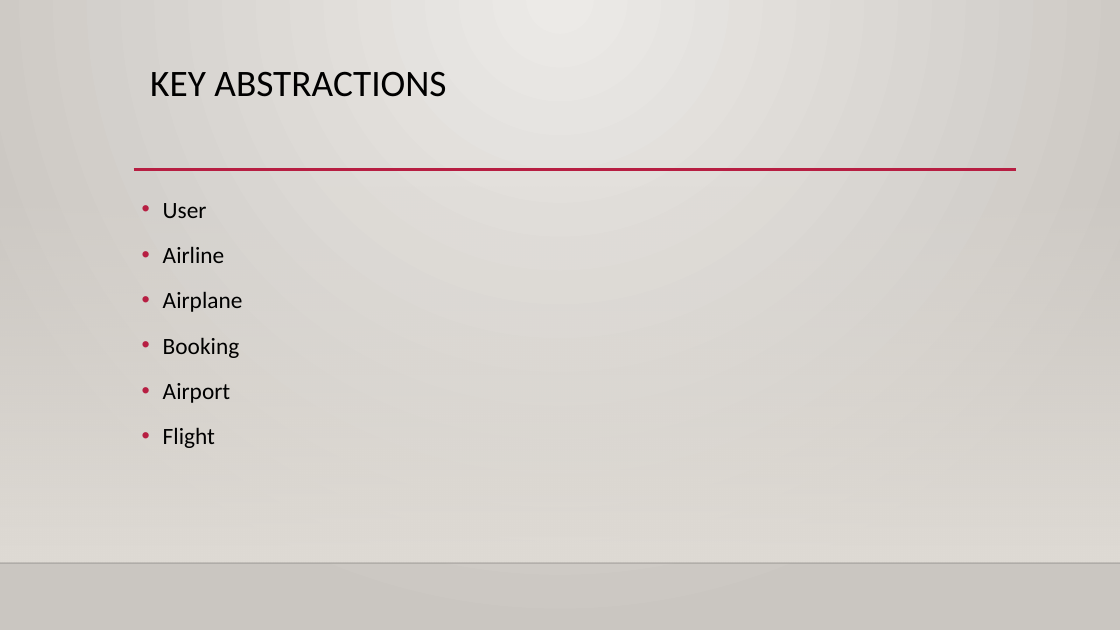
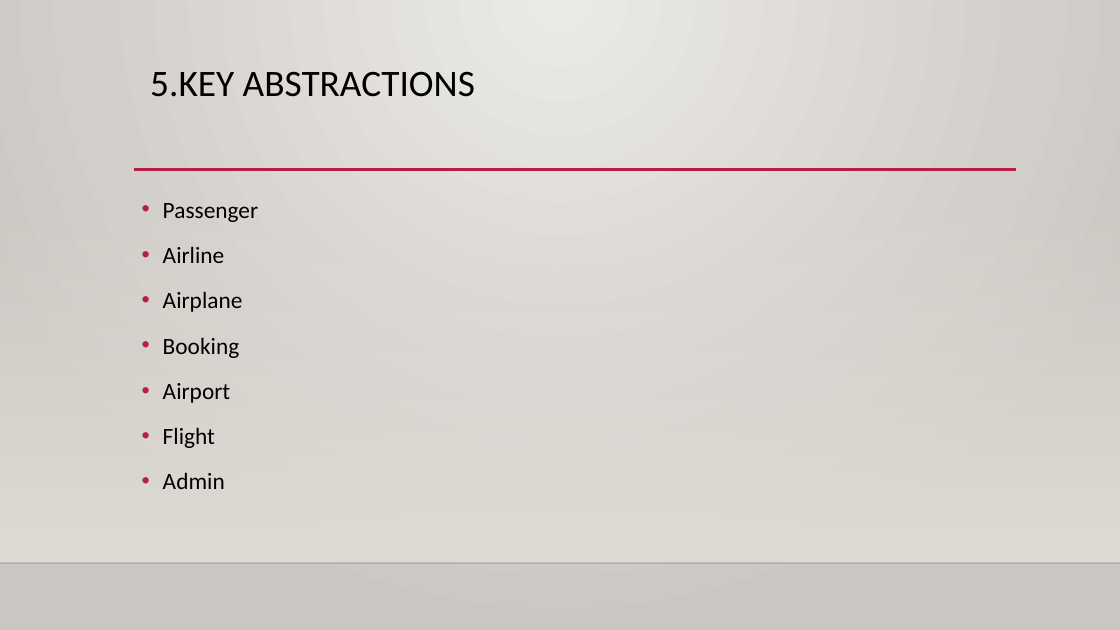
Before and after one commit to zelalemzergaw/Software-Enginering-2019, a slide deck: slide 7 of Slide/E flight ticket purchase.pptx. Drawn at 1120x630 pixels with LibreOffice and Linux fonts; fonts in the diff are those of the drawing; background and template pictures are left out. Boxes give left, top, right and bottom in pixels: in the first picture for what was removed or moved away, otherwise in the second. Text is boxed around its words. In the diff, an @@ line names an element or a change of style, - is before the commit and + after.

```diff
--- a/Slide/E flight ticket purchase.pptx
+++ b/Slide/E flight ticket purchase.pptx
@@ title at (150, 71, 475, 97): text changed @@
-KEY ABSTRACTIONS
+5.KEY ABSTRACTIONS
@@ text at (163, 203, 258, 222): text changed @@
-• User
+• Passenger
@@ text at (163, 472, 225, 489): paragraph added @@
+• Admin
```
Also in this commit, not shown: 1 other slide changed, 4 slides added, 3 slides removed, 2 other files.
